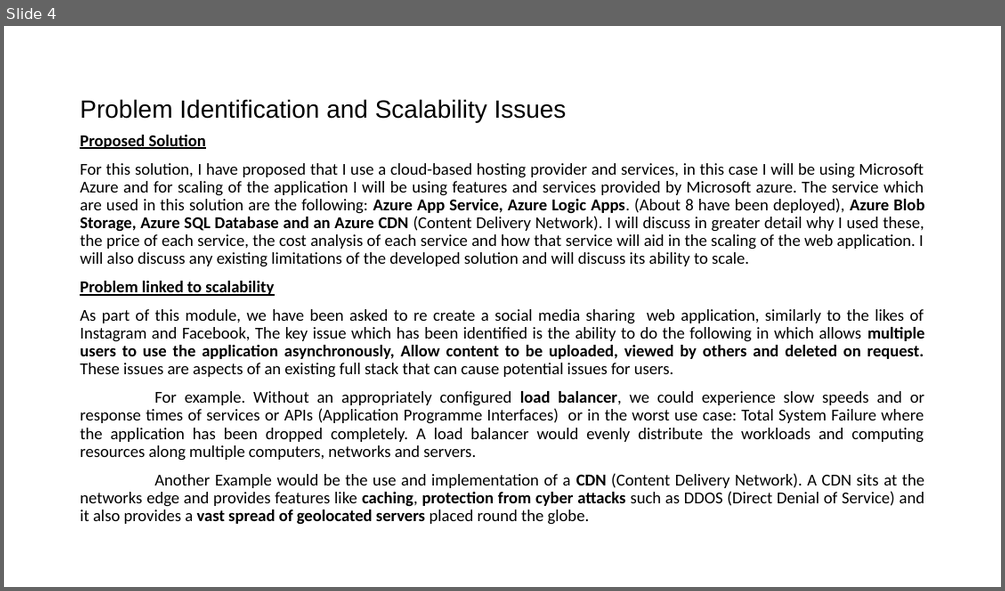
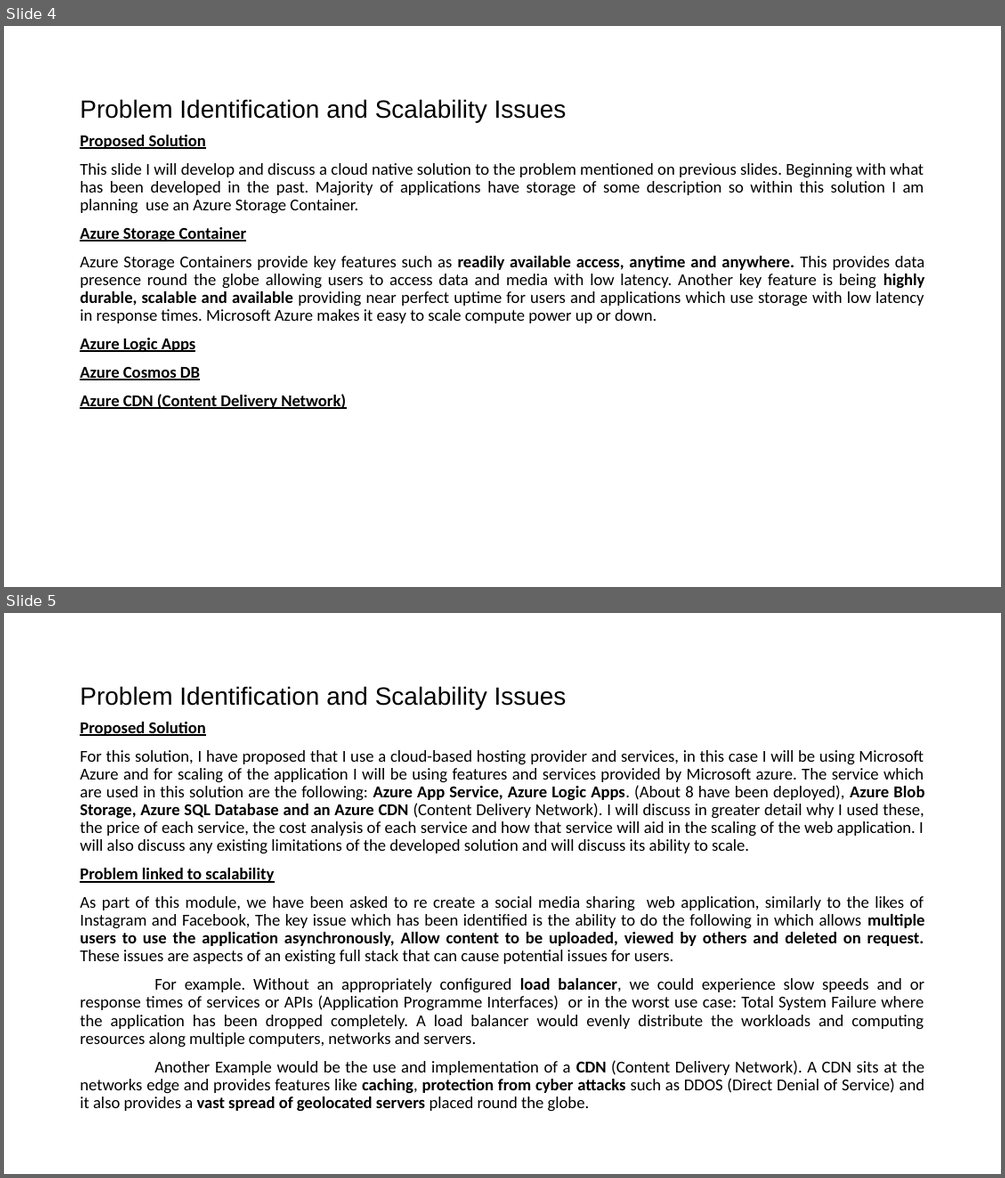
Before and after one commit to DevTobsterr/COM682, a slide deck: Cloud Native Development.pptx. Shown one above the other, each under a label of ours: slide 4 before the commit, slides 4 and 5 after it. The pictures are 1005x591 and 1005x1178 pixels, drawn with LibreOffice and Linux fonts; fonts in the diff are those of the drawing. Boxes give left, top, right and bottom in pixels: in the first picture for what was removed or moved away, otherwise in the second. Text is boxed around its words. In the diff, an @@ line names an element or a change of style, - is before the commit and + after.

```diff
--- a/Cloud Native Development.pptx
+++ b/Cloud Native Development.pptx
@@ slide 4 added at [4, 26, 1001, 587], background #FFFFFF @@
@@ title added at [80, 99, 566, 122], 24 pt, text #000000 @@
+Problem Identification and Scalability Issues
@@ text added at [80, 135, 925, 409], 16 pt, text #000000 @@
+Proposed Solution
+This slide I will develop and discuss a cloud native solution to the problem mentioned on previous slides. Beginning with what has been developed in the past. Majority of applications have storage of some description so within this solution I am planning use an Azure Storage Container.
+Azure Storage Container
+Azure Storage Containers provide key features such as readily available access, anytime and anywhere. This provides data presence round the globe allowing users to access data and media with low latency. Another key feature is being highly durable, scalable and available providing near perfect uptime for users and applications which use storage with low latency in response times. Microsoft Azure makes it easy to scale compute power up or down.
+Azure Logic Apps
+Azure Cosmos DB
+Azure CDN (Content Delivery Network)
@@ what was slide 4 is now slide 5 @@
```
Also in this commit, not shown: 6 slides changed, 3 other slides added, 1 slide removed, 1 other file.
